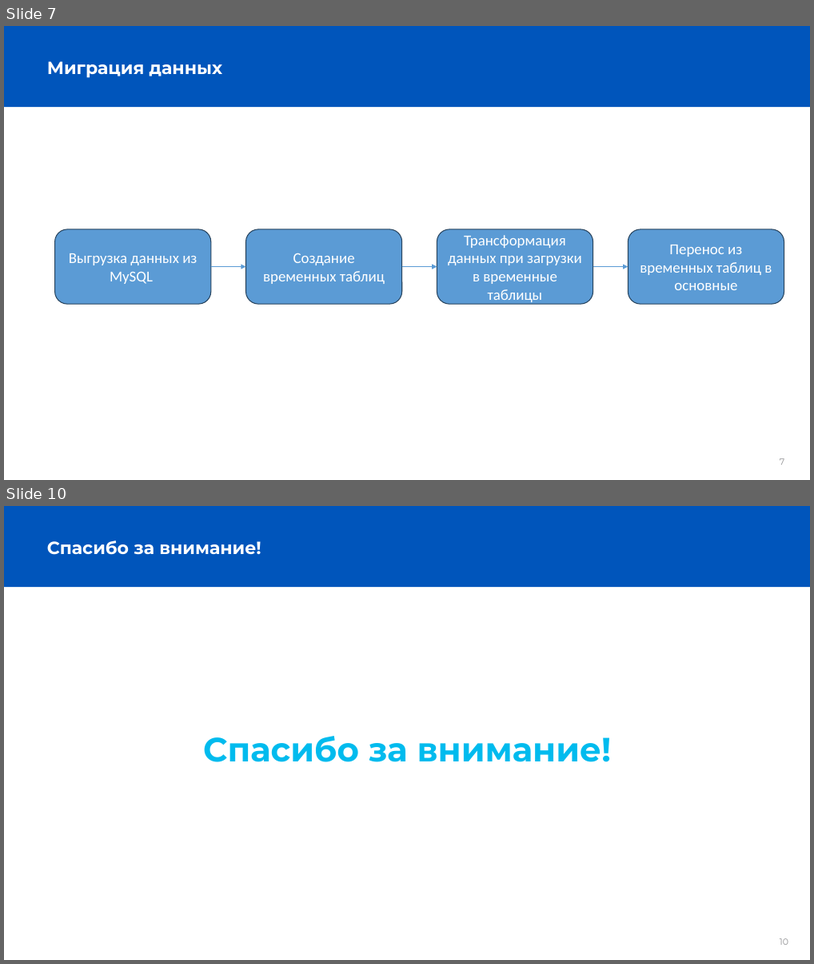
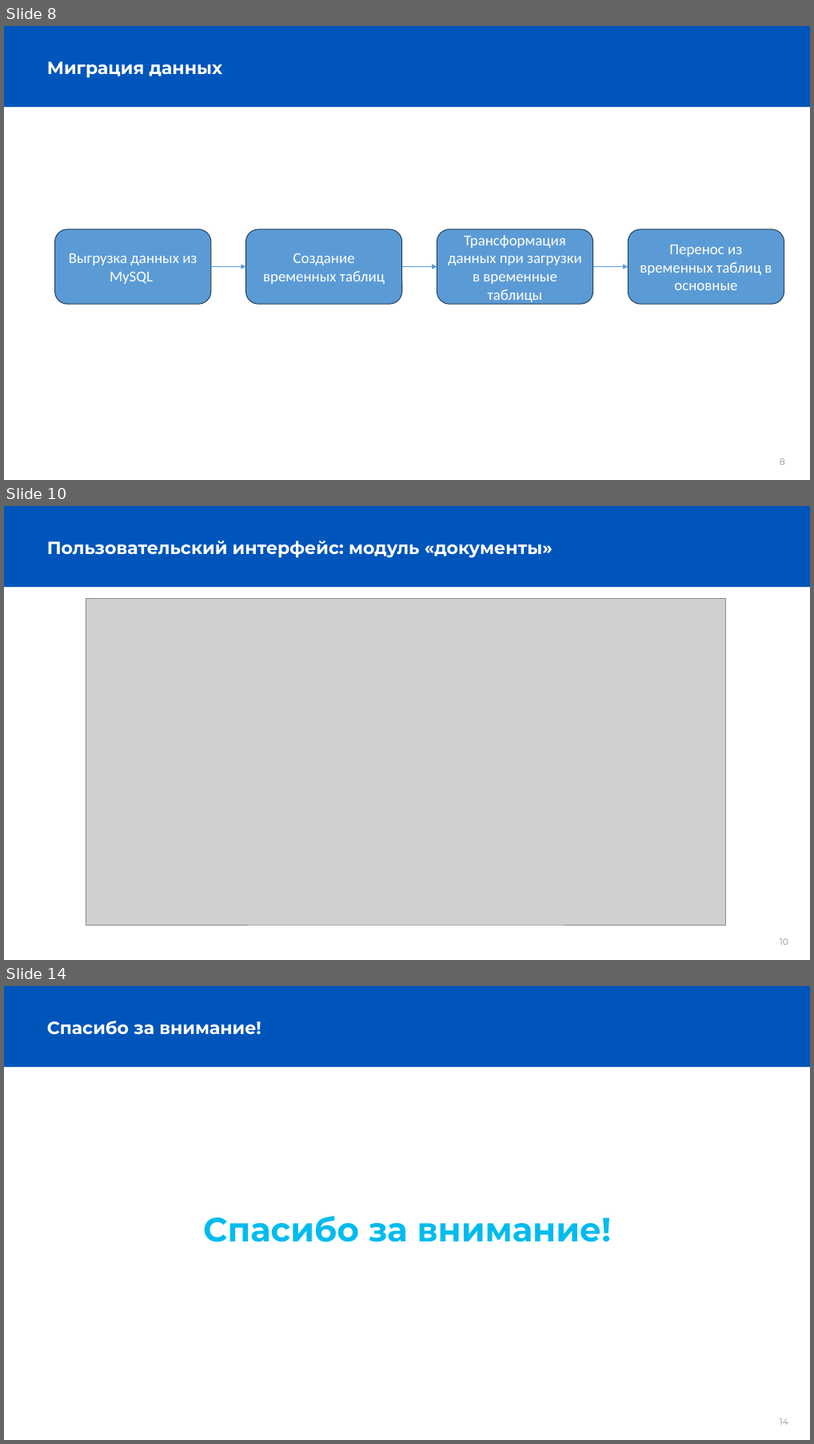
Before and after one commit to MLZayn/Diplome, a slide deck: Диплом.pptx. Shown one above the other, each under a label of ours: slides 7 and 10 before the commit, slides 8, 10 and 14 after it; the slides between them are not shown. The pictures are 814x964 and 814x1444 pixels, drawn with LibreOffice and Linux fonts; fonts in the diff are those of the drawing; grey boxes stand for pictures; background and template pictures are left out. Boxes give left, top, right and bottom in pixels: in the first picture for what was removed or moved away, otherwise in the second. Text is boxed around its words. In the diff, an @@ line names an element or a change of style, - is before the commit and + after.

```diff
--- a/Диплом.pptx
+++ b/Диплом.pptx
@@ slide 10 added at bbox=[4, 506, 810, 960], background #FFFFFF; not listed: 2 template elements that a slide beside it also shows @@
@@ title added at bbox=[47, 540, 553, 558], 21 pt, text #FFFFFF, bold @@
+Пользовательский интерфейс: модуль «документы»
@@ picture added at bbox=[86, 598, 726, 924] @@
@@ what was slide 7 is now slide 8 @@
@@ page number at bbox=[780, 458, 786, 464]: text changed @@
-7
+8
@@ what was slide 10 is now slide 14 @@
@@ page number at bbox=[780, 1418, 789, 1424]: text changed @@
-10
+14
```
Also in this commit, not shown: 1 slide changed, 4 other slides added, 1 slide removed.
